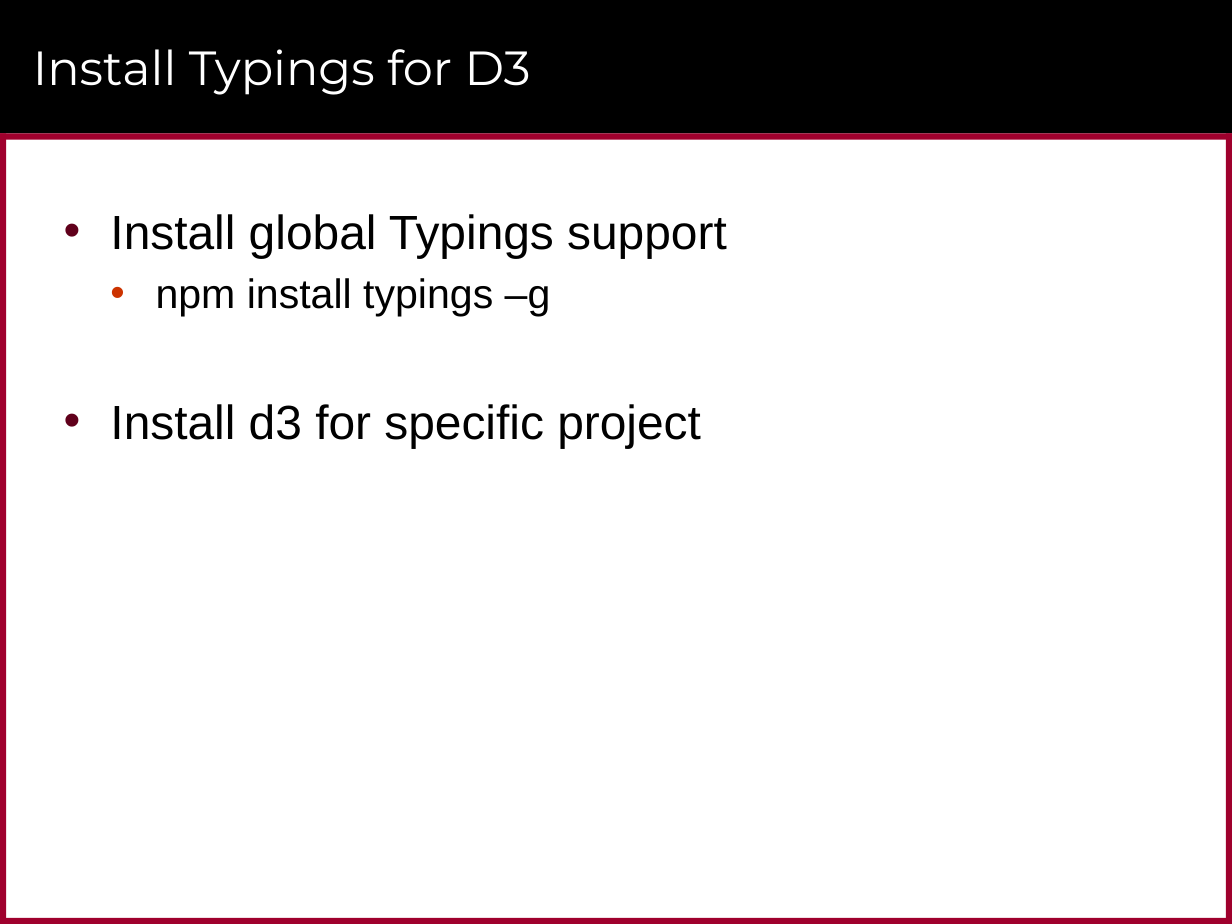
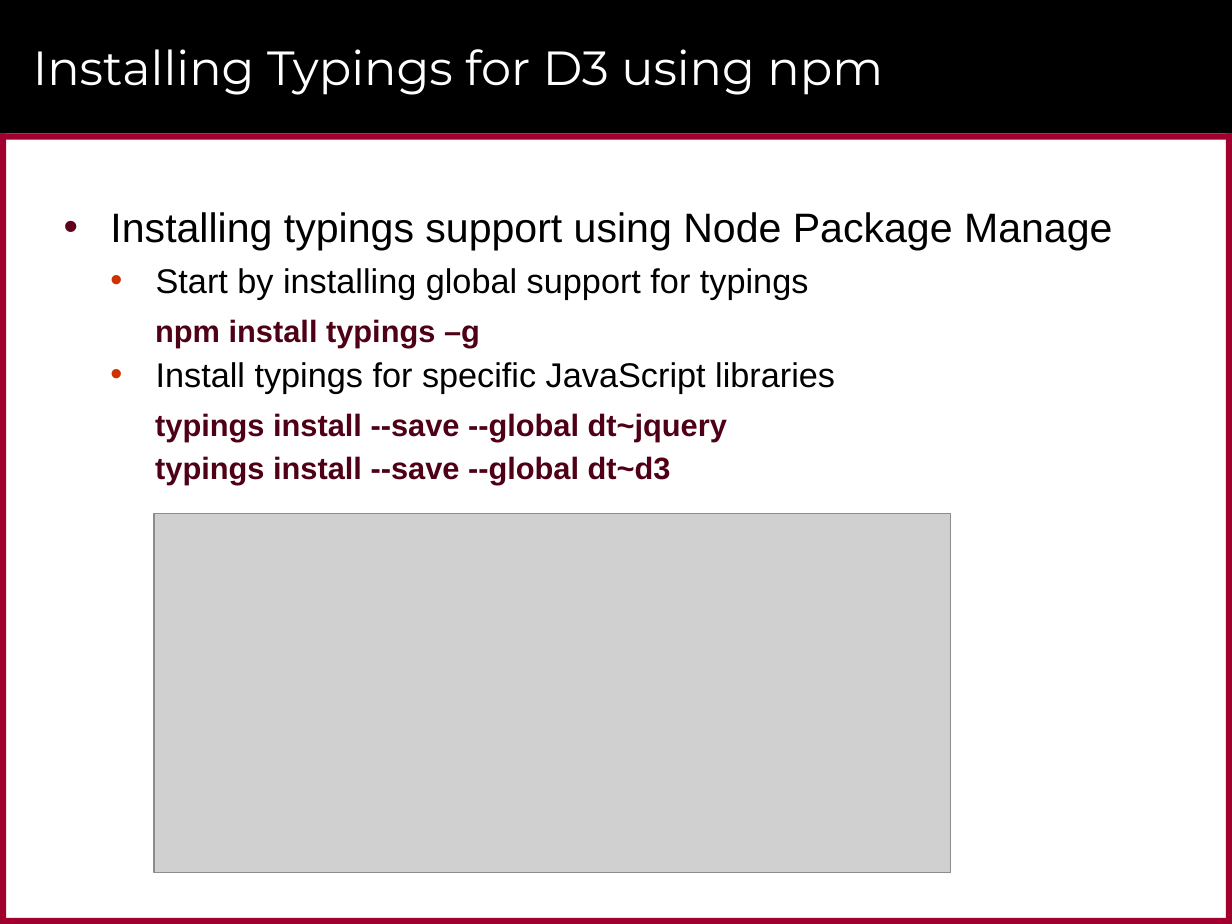
Before and after one commit to CriticalPathTraining/CustomVisualsForPowerBI, a slide deck: slide 29 of CustomVisualsForPowerBI.pptx (slide 28 before the commit). Drawn at 1232x924 pixels with LibreOffice and Linux fonts; fonts in the diff are those of the drawing; grey boxes stand for pictures; background and template pictures are left out. Boxes give left, top, right and bottom in pixels: in the first picture for what was removed or moved away, otherwise in the second. Text is boxed around its words. In the diff, an @@ line names an element or a change of style, - is before the commit and + after.

Commit message:
Updates with new projects

```diff
--- a/CustomVisualsForPowerBI.pptx
+++ b/CustomVisualsForPowerBI.pptx
@@ title at (x1=33, y1=49, x2=883, y2=95): text changed @@
-Install Typings for D3
+Installing Typings for D3 using npm
@@ text at (x1=110, y1=212, x2=1112, y2=299): text changed; size 28 to 24 pt @@
-• Install global Typings support
+• Installing typings support using Node Package Manage
+  • Start by installing global support for typings
@@ text at (x1=155, y1=319, x2=480, y2=347): size 24 to 18 pt, text colour #000000 to #500016, bold on in "npm install typings –g"; bullet • to none; list level 2 to 3 in "npm install typings –g" @@
@@ text at (x1=155, y1=362, x2=835, y2=485): text changed; size 28 to 18 pt; text colour #000000 to #500016; bold on @@
-• Install d3 for specific project
+  • Install typings for specific JavaScript libraries
+    typings install --save --global dt~jquery
+    typings install --save --global dt~d3
@@ picture added at (x1=154, y1=514, x2=951, y2=873) @@
```
Also in this commit, not shown: 1 other slide changed, 3 slides added, 51 other files.
